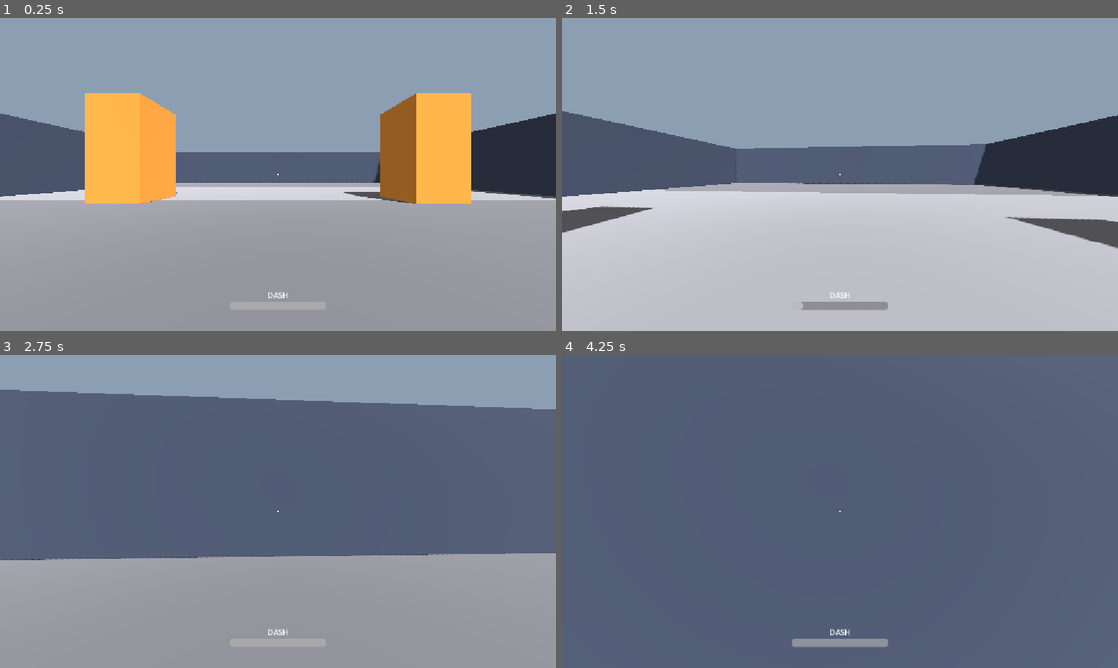
Above: before the commit, frames 1-4 (two rows, left to right).
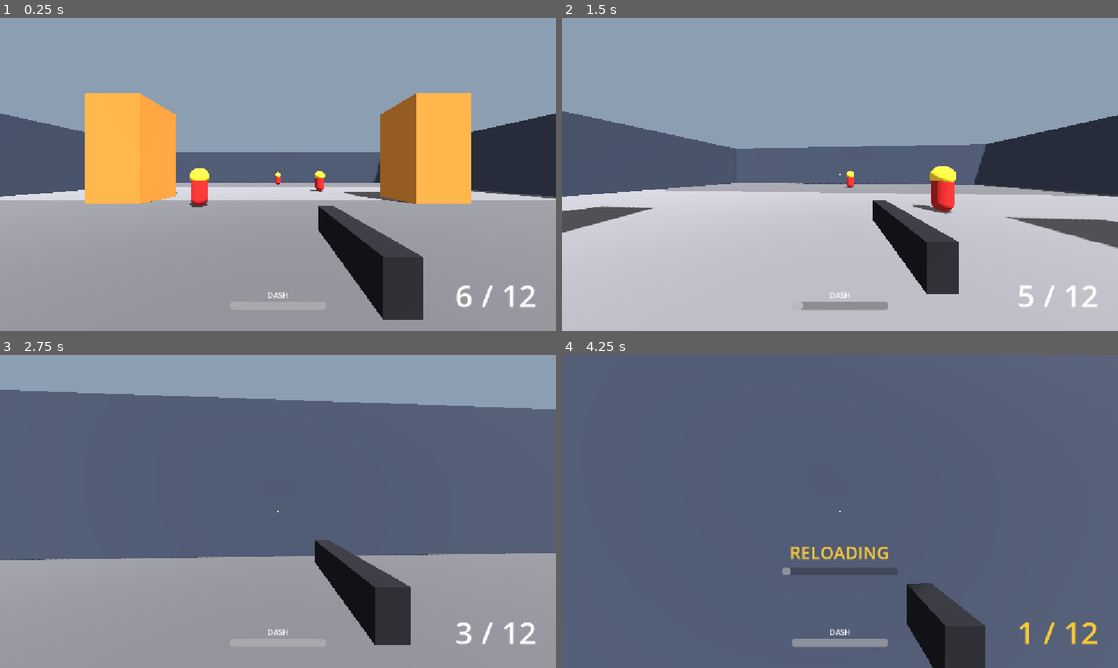
Above: after the commit, the same moments.

Repository: CaptainTiki/Arena
Game: Godot game, scene res://arena/arena.tscn
Same seed, same stepped clock (60 frames per second), same inputs: the game is played once before the commit and once after it.
Inputs (mouse positions are in pixels of both pictures, inside the frame that each line leads up to):
- Up to frame 1 (0.25 s): no input
- Up to frame 2 (1.5 s): tap Enter at 0.5 s; move the mouse to (867, 174) at 0.52 s; press the mouse at (867, 174) at 0.53 s; hold W (move_forward) from 0.53 s (still down); move the mouse to (812, 174) at 1.27 s; release the mouse at (812, 174) at 1.28 s; tap Space (dash) at 1.35 s
- Up to frame 3 (2.75 s): keep holding W (move_forward); click (250, 511) at 1.55 s; move the mouse to (289, 505) at 2.02 s; hold Shift (sprint) from 2.03 s (still down); click (289, 505) at 2.3 s
- Up to frame 4 (4.25 s): keep holding W (move_forward); move the mouse to (834, 517) at 2.77 s; release Shift (sprint) at 2.78 s; click (834, 517) at 2.85 s; move the mouse to (878, 514) at 3.52 s; press the mouse at (878, 514) at 3.53 s; tap R (reload, bound only after the commit) at 4.15 s

The runs differ from the first frame. In frame 1, 4.7% of the frame differs, in the area x 34-97%, y 48-97%; in frame 2, 3.6%; in frame 3, 3.6%; in frame 4, 4.0%.

Commit message:
Step 2: weapon, mag/reserve/reload, HUD ammo counter

Diff:
--- a/arena/arena.gd
+++ b/arena/arena.gd
@@ -4,7 +4,31 @@
 
 @onready var _player: Player = $Player
 @onready var _hud: Hud = $Hud
+@onready var _impact_pool: ScenePool = $ImpactPool
+@onready var _weapon: Weapon = _player.get_weapon()
+
+
+func _ready() -> void:
+	_weapon.shot_fired.connect(_on_weapon_shot_fired)
+	_weapon.dry_fired.connect(_hud.flash_dry_fire)
+	_weapon.ammo_changed.connect(_on_weapon_ammo_changed)
+	_on_weapon_ammo_changed(_weapon.get_mag(), _weapon.get_reserve())
 
 
 func _process(_delta: float) -> void:
 	_hud.set_dash_charge(_player.get_dash_charge())
+	_hud.set_reload(_weapon.is_reloading(), _weapon.get_reload_progress())
+
+
+func _on_weapon_shot_fired(hit: HitInfo) -> void:
+	if hit == null:
+		return
+	var marker: ImpactMarker = _impact_pool.acquire() as ImpactMarker
+	if marker != null:
+		marker.play(hit)
+	if hit.landed():
+		_hud.flash_hit_marker(hit.is_headshot)
+
+
+func _on_weapon_ammo_changed(mag: int, reserve: int) -> void:
+	_hud.set_ammo(mag, _weapon.get_mag_size(), reserve)
--- a/arena/arena.tscn
+++ b/arena/arena.tscn
@@ -1,8 +1,11 @@
-[gd_scene load_steps=13 format=3]
+[gd_scene load_steps=16 format=3]
 
 [ext_resource type="Script" path="res://arena/arena.gd" id="1_arena"]
 [ext_resource type="PackedScene" path="res://player/player.tscn" id="2_player"]
 [ext_resource type="PackedScene" path="res://hud/hud.tscn" id="3_hud"]
+[ext_resource type="Script" path="res://combat/scene_pool.gd" id="4_pool"]
+[ext_resource type="PackedScene" path="res://combat/impact_marker.tscn" id="5_marker"]
+[ext_resource type="PackedScene" path="res://combat/target_dummy.tscn" id="6_dummy"]
 
 [sub_resource type="Environment" id="Environment_arena"]
 background_mode = 1
@@ -120,6 +123,26 @@
 size = Vector3(3, 6, 3)
 material = SubResource("StandardMaterial3D_pillar")
 
+[node name="ImpactPool" type="Node" parent="."]
+script = ExtResource("4_pool")
+scene = ExtResource("5_marker")
+size = 24
+recycle_oldest = true
+
+[node name="TargetDummies" type="Node3D" parent="."]
+
+[node name="DummyNear" parent="TargetDummies" instance=ExtResource("6_dummy")]
+transform = Transform3D(1, 0, 0, 0, 1, 0, 0, 0, 1, -4, 0, -8)
+
+[node name="DummyMid" parent="TargetDummies" instance=ExtResource("6_dummy")]
+transform = Transform3D(1, 0, 0, 0, 1, 0, 0, 0, 1, 4, 0, -15)
+
+[node name="DummyFar" parent="TargetDummies" instance=ExtResource("6_dummy")]
+transform = Transform3D(1, 0, 0, 0, 1, 0, 0, 0, 1, 0, 0, -24)
+
+[node name="DummySide" parent="TargetDummies" instance=ExtResource("6_dummy")]
+transform = Transform3D(1, 0, 0, 0, 1, 0, 0, 0, 1, 13, 0, -3)
+
 [node name="Player" parent="." instance=ExtResource("2_player")]
 
 [node name="Hud" parent="." instance=ExtResource("3_hud")]
--- /dev/null
+++ b/combat/hit_info.gd
@@ -0,0 +1,16 @@
+class_name HitInfo
+extends RefCounted
+## Everything known about one resolved shot or blow. Passed to take_hit() and up the spine.
+
+var damage: float = 0.0
+var is_headshot: bool = false
+var position: Vector3 = Vector3.ZERO
+var normal: Vector3 = Vector3.UP
+var direction: Vector3 = Vector3.FORWARD
+## The damageable that was struck, or null when the hit landed on the world.
+var target: Node = null
+var source: Node = null
+
+
+func landed() -> bool:
+	return target != null
--- /dev/null
+++ b/combat/hitbox.gd
@@ -0,0 +1,7 @@
+class_name Hitbox
+extends Area3D
+## A hitscan-only region that forwards hits to a damageable. Used for heads.
+
+@export var is_head: bool = false
+## Node that implements take_hit(hit: HitInfo).
+@export var target: Node
--- /dev/null
+++ b/combat/impact_marker.gd
@@ -0,0 +1,34 @@
+class_name ImpactMarker
+extends MeshInstance3D
+## Flat-color cube that marks where a shot landed, then shrinks away.
+
+signal released
+
+@export var lifetime: float = 0.6
+@export var world_color: Color = Color(0.9, 0.9, 0.9)
+@export var body_color: Color = Color(1.0, 0.2, 0.2)
+@export var head_color: Color = Color(1.0, 0.9, 0.1)
+
+var _time_left: float = 0.0
+
+@onready var _material: StandardMaterial3D = material_override as StandardMaterial3D
+
+
+func play(hit: HitInfo) -> void:
+	global_position = hit.position
+	scale = Vector3.ONE
+	_time_left = lifetime
+	if not hit.landed():
+		_material.albedo_color = world_color
+	elif hit.is_headshot:
+		_material.albedo_color = head_color
+	else:
+		_material.albedo_color = body_color
+
+
+func _process(delta: float) -> void:
+	_time_left -= delta
+	if _time_left <= 0.0:
+		released.emit()
+		return
+	scale = Vector3.ONE * (_time_left / lifetime)
--- /dev/null
+++ b/combat/impact_marker.tscn
@@ -0,0 +1,16 @@
+[gd_scene load_steps=4 format=3]
+
+[ext_resource type="Script" path="res://combat/impact_marker.gd" id="1_marker"]
+
+[sub_resource type="BoxMesh" id="BoxMesh_marker"]
+size = Vector3(0.14, 0.14, 0.14)
+
+[sub_resource type="StandardMaterial3D" id="StandardMaterial3D_marker"]
+resource_local_to_scene = true
+shading_mode = 0
+
+[node name="ImpactMarker" type="MeshInstance3D"]
+cast_shadow = 0
+mesh = SubResource("BoxMesh_marker")
+material_override = SubResource("StandardMaterial3D_marker")
+script = ExtResource("1_marker")
--- /dev/null
+++ b/combat/scene_pool.gd
@@ -0,0 +1,55 @@
+class_name ScenePool
+extends Node
+## Pre-instances a scene and hands instances out. Instances that declare a
+## `released` signal are returned to the pool when they emit it.
+
+@export var scene: PackedScene
+@export var size: int = 16
+## When the pool is dry, take back the oldest active instance instead of returning null.
+@export var recycle_oldest: bool = false
+
+var _free: Array[Node] = []
+var _active: Array[Node] = []
+
+
+func _ready() -> void:
+	for i: int in size:
+		var instance: Node = scene.instantiate()
+		add_child(instance)
+		if instance.has_signal(&"released"):
+			instance.connect(&"released", release.bind(instance))
+		_set_active(instance, false)
+		_free.append(instance)
+
+
+func acquire() -> Node:
+	var instance: Node
+	if not _free.is_empty():
+		instance = _free.pop_back()
+	elif recycle_oldest and not _active.is_empty():
+		instance = _active.pop_front()
+	else:
+		return null
+	_active.append(instance)
+	_set_active(instance, true)
+	return instance
+
+
+func release(instance: Node) -> void:
+	if not _active.has(instance):
+		return
+	_active.erase(instance)
+	_set_active(instance, false)
+	_free.append(instance)
+
+
+func get_active_count() -> int:
+	return _active.size()
+
+
+func _set_active(instance: Node, active: bool) -> void:
+	instance.process_mode = Node.PROCESS_MODE_INHERIT if active else Node.PROCESS_MODE_DISABLED
+	if instance is Node3D:
+		(instance as Node3D).visible = active
+	elif instance is CanvasItem:
+		(instance as CanvasItem).visible = active
--- /dev/null
+++ b/combat/target_dummy.gd
@@ -0,0 +1,61 @@
+class_name TargetDummy
+extends StaticBody3D
+## Stand-in damageable for testing the weapon before real enemies exist.
+
+@export var max_health: float = 30.0
+@export var respawn_delay: float = 2.0
+@export var flash_color: Color = Color(1.0, 1.0, 1.0)
+@export var flash_fade_speed: float = 8.0
+
+var _health: float = 0.0
+var _respawn_left: float = 0.0
+var _body_layer: int = 0
+var _head_layer: int = 0
+var _base_color: Color
+
+@onready var _head: Hitbox = $Head
+@onready var _body_mesh: MeshInstance3D = $BodyMesh
+@onready var _material: StandardMaterial3D = _body_mesh.material_override as StandardMaterial3D
+
+
+func _ready() -> void:
+	_health = max_health
+	_body_layer = collision_layer
+	_head_layer = _head.collision_layer
+	_base_color = _material.albedo_color
+
+
+func _process(delta: float) -> void:
+	if _respawn_left > 0.0:
+		_respawn_left -= delta
+		if _respawn_left <= 0.0:
+			_respawn()
+		return
+	var weight: float = 1.0 - exp(-flash_fade_speed * delta)
+	_material.albedo_color = _material.albedo_color.lerp(_base_color, weight)
+
+
+func take_hit(hit: HitInfo) -> void:
+	if _respawn_left > 0.0:
+		return
+	_health -= hit.damage
+	_material.albedo_color = flash_color
+	print("%s took %.0f%s, health %.0f" % [name, hit.damage, " HEADSHOT" if hit.is_headshot else "", _health])
+	if _health <= 0.0:
+		_die()
+
+
+func _die() -> void:
+	print("%s killed" % name)
+	visible = false
+	collision_layer = 0
+	_head.collision_layer = 0
+	_respawn_left = respawn_delay
+
+
+func _respawn() -> void:
+	_health = max_health
+	_material.albedo_color = _base_color
+	visible = true
+	collision_layer = _body_layer
+	_head.collision_layer = _head_layer
--- /dev/null
+++ b/combat/target_dummy.tscn
@@ -0,0 +1,56 @@
+[gd_scene load_steps=9 format=3]
+
+[ext_resource type="Script" path="res://combat/target_dummy.gd" id="1_dummy"]
+[ext_resource type="Script" path="res://combat/hitbox.gd" id="2_hitbox"]
+
+[sub_resource type="CapsuleShape3D" id="CapsuleShape3D_body"]
+radius = 0.4
+height = 1.8
+
+[sub_resource type="CapsuleMesh" id="CapsuleMesh_body"]
+radius = 0.4
+height = 1.8
+
+[sub_resource type="StandardMaterial3D" id="StandardMaterial3D_body"]
+resource_local_to_scene = true
+albedo_color = Color(0.7, 0.15, 0.15, 1)
+
+[sub_resource type="SphereShape3D" id="SphereShape3D_head"]
+radius = 0.45
+
+[sub_resource type="SphereMesh" id="SphereMesh_head"]
+radius = 0.45
+height = 0.9
+
+[sub_resource type="StandardMaterial3D" id="StandardMaterial3D_head"]
+albedo_color = Color(0.95, 0.8, 0.2, 1)
+
+[node name="TargetDummy" type="StaticBody3D"]
+collision_layer = 4
+collision_mask = 0
+script = ExtResource("1_dummy")
+
+[node name="BodyShape" type="CollisionShape3D" parent="."]
+transform = Transform3D(1, 0, 0, 0, 1, 0, 0, 0, 1, 0, 0.9, 0)
+shape = SubResource("CapsuleShape3D_body")
+
+[node name="BodyMesh" type="MeshInstance3D" parent="."]
+transform = Transform3D(1, 0, 0, 0, 1, 0, 0, 0, 1, 0, 0.9, 0)
+mesh = SubResource("CapsuleMesh_body")
+material_override = SubResource("StandardMaterial3D_body")
+
+[node name="Head" type="Area3D" parent="." node_paths=PackedStringArray("target")]
+transform = Transform3D(1, 0, 0, 0, 1, 0, 0, 0, 1, 0, 1.5, 0)
+collision_layer = 16
+collision_mask = 0
+monitoring = false
+script = ExtResource("2_hitbox")
+is_head = true
+target = NodePath("..")
+
+[node name="HeadShape" type="CollisionShape3D" parent="Head"]
+shape = SubResource("SphereShape3D_head")
+
+[node name="HeadMesh" type="MeshInstance3D" parent="Head"]
+mesh = SubResource("SphereMesh_head")
+material_override = SubResource("StandardMaterial3D_head")
--- a/hud/hud.gd
+++ b/hud/hud.gd
@@ -1,8 +1,79 @@
 class_name Hud
 extends CanvasLayer
 
+@export var ammo_ok_color: Color = Color(1.0, 1.0, 1.0)
+@export var ammo_low_color: Color = Color(1.0, 0.8, 0.2)
+@export var ammo_empty_color: Color = Color(1.0, 0.2, 0.2)
+@export var hit_color: Color = Color(1.0, 0.2, 0.2)
+@export var headshot_color: Color = Color(1.0, 0.9, 0.1)
+@export var hit_marker_time: float = 0.12
+@export var hit_marker_scale: float = 3.0
+
+var _status_text: String = ""
+var _status_tween: Tween
+var _crosshair_tween: Tween
+
 @onready var _dash_bar: ProgressBar = $DashBar
+@onready var _crosshair: ColorRect = $Crosshair
+@onready var _ammo_label: Label = $AmmoLabel
+@onready var _status_label: Label = $StatusLabel
+@onready var _reload_bar: ProgressBar = $ReloadBar
+
+
+func _ready() -> void:
+	_crosshair.pivot_offset = _crosshair.size * 0.5
+	_reload_bar.visible = false
 
 
 func set_dash_charge(charge: float) -> void:
 	_dash_bar.value = charge
+
+
+func set_ammo(mag: int, mag_size: int, reserve: int) -> void:
+	_ammo_label.text = "%d / %d" % [mag, reserve]
+	if mag <= 0:
+		_ammo_label.modulate = ammo_empty_color
+		_status_text = "NO AMMO" if reserve <= 0 else "EMPTY - RELOAD [R]"
+	else:
+		_ammo_label.modulate = ammo_low_color if mag * 3 <= mag_size else ammo_ok_color
+		_status_text = ""
+	_refresh_status()
+
+
+func set_reload(reloading: bool, progress: float) -> void:
+	if _reload_bar.visible != reloading:
+		_reload_bar.visible = reloading
+		_refresh_status()
+	_reload_bar.value = progress
+
+
+func flash_dry_fire() -> void:
+	_punch_status()
+
+
+func flash_hit_marker(is_headshot: bool) -> void:
+	if _crosshair_tween != null:
+		_crosshair_tween.kill()
+	_crosshair.color = headshot_color if is_headshot else hit_color
+	_crosshair.scale = Vector2.ONE * hit_marker_scale
+	_crosshair_tween = create_tween().set_parallel()
+	_crosshair_tween.tween_property(_crosshair, ^"scale", Vector2.ONE, hit_marker_time)
+	_crosshair_tween.tween_property(_crosshair, ^"color", Color.WHITE, hit_marker_time)
+
+
+func _refresh_status() -> void:
+	if _reload_bar.visible:
+		_status_label.text = "RELOADING"
+		_status_label.modulate = ammo_low_color
+	else:
+		_status_label.text = _status_text
+		_status_label.modulate = ammo_empty_color
+
+
+func _punch_status() -> void:
+	if _status_tween != null:
+		_status_tween.kill()
+	_status_label.pivot_offset = _status_label.size * 0.5
+	_status_label.scale = Vector2.ONE * 1.5
+	_status_tween = create_tween()
+	_status_tween.tween_property(_status_label, ^"scale", Vector2.ONE, 0.15)
--- a/hud/hud.tscn
+++ b/hud/hud.tscn
@@ -18,6 +18,56 @@
 grow_horizontal = 2
 grow_vertical = 2
 mouse_filter = 2
+
+[node name="StatusLabel" type="Label" parent="."]
+anchors_preset = 8
+anchor_left = 0.5
+anchor_top = 0.5
+anchor_right = 0.5
+anchor_bottom = 0.5
+offset_left = -300.0
+offset_top = 60.0
+offset_right = 300.0
+offset_bottom = 110.0
+grow_horizontal = 2
+grow_vertical = 2
+theme_override_font_sizes/font_size = 36
+horizontal_alignment = 1
+vertical_alignment = 1
+
+[node name="ReloadBar" type="ProgressBar" parent="."]
+anchors_preset = 8
+anchor_left = 0.5
+anchor_top = 0.5
+anchor_right = 0.5
+anchor_bottom = 0.5
+offset_left = -120.0
+offset_top = 116.0
+offset_right = 120.0
+offset_bottom = 132.0
+grow_horizontal = 2
+grow_vertical = 2
+mouse_filter = 2
+max_value = 1.0
+step = 0.001
+show_percentage = false
+
+[node name="AmmoLabel" type="Label" parent="."]
+anchors_preset = 3
+anchor_left = 1.0
+anchor_top = 1.0
+anchor_right = 1.0
+anchor_bottom = 1.0
+offset_left = -340.0
+offset_top = -110.0
+offset_right = -40.0
+offset_bottom = -30.0
+grow_horizontal = 0
+grow_vertical = 0
+theme_override_font_sizes/font_size = 64
+text = "0 / 0"
+horizontal_alignment = 2
+vertical_alignment = 1
 
 [node name="DashLabel" type="Label" parent="."]
 anchors_preset = 7
--- a/player/player.gd
+++ b/player/player.gd
@@ -11,6 +11,7 @@
 @onready var _intent: PlayerIntent = $Intent
 @onready var _head: Node3D = $Head
 @onready var _camera: Camera3D = $Head/Camera3D
+@onready var _weapon: Weapon = $Head/Camera3D/Weapon
 
 
 func _ready() -> void:
@@ -42,6 +43,15 @@
 		velocity += get_gravity() * delta
 
 	move_and_slide()
+
+	if _intent.consume_reload():
+		_weapon.try_reload()
+	if _intent.consume_fire():
+		_weapon.try_fire()
+
+
+func get_weapon() -> Weapon:
+	return _weapon
 
 
 func is_dashing() -> bool:
--- a/player/player.tscn
+++ b/player/player.tscn
@@ -1,12 +1,21 @@
-[gd_scene load_steps=5 format=3]
+[gd_scene load_steps=9 format=3]
 
 [ext_resource type="Script" path="res://player/player.gd" id="1_player"]
 [ext_resource type="Script" path="res://player/player_intent.gd" id="2_intent"]
 [ext_resource type="Resource" path="res://player/player_default.tres" id="3_data"]
+[ext_resource type="Script" path="res://weapon/weapon.gd" id="4_weapon"]
+[ext_resource type="Resource" path="res://weapon/pistol.tres" id="5_pistol"]
 
 [sub_resource type="CapsuleShape3D" id="CapsuleShape3D_body"]
 radius = 0.4
 height = 1.8
+
+[sub_resource type="StandardMaterial3D" id="StandardMaterial3D_gun"]
+albedo_color = Color(0.12, 0.12, 0.14, 1)
+
+[sub_resource type="BoxMesh" id="BoxMesh_gun"]
+material = SubResource("StandardMaterial3D_gun")
+size = Vector3(0.07, 0.11, 0.45)
 
 [node name="Player" type="CharacterBody3D"]
 collision_layer = 2
@@ -27,3 +36,13 @@
 [node name="Camera3D" type="Camera3D" parent="Head"]
 current = true
 fov = 90.0
+
+[node name="Weapon" type="Node3D" parent="Head/Camera3D" node_paths=PackedStringArray("wielder")]
+script = ExtResource("4_weapon")
+data = ExtResource("5_pistol")
+wielder = NodePath("../../..")
+
+[node name="Gun" type="MeshInstance3D" parent="Head/Camera3D/Weapon"]
+transform = Transform3D(1, 0, 0, 0, 1, 0, 0, 0, 1, 0.22, -0.2, -0.5)
+cast_shadow = 0
+mesh = SubResource("BoxMesh_gun")
--- a/player/player_intent.gd
+++ b/player/player_intent.gd
@@ -4,6 +4,8 @@
 
 var _look_accum: Vector2 = Vector2.ZERO
 var _dash_queued: bool = false
+var _fire_queued: bool = false
+var _reload_queued: bool = false
 
 
 func _ready() -> void:
@@ -24,6 +26,10 @@
 		_look_accum += (event as InputEventMouseMotion).screen_relative
 	elif event.is_action_pressed(&"dash"):
 		_dash_queued = true
+	elif event.is_action_pressed(&"fire"):
+		_fire_queued = true
+	elif event.is_action_pressed(&"reload"):
+		_reload_queued = true
 
 
 ## False while the mouse is released; all intents read as idle.
@@ -52,3 +58,15 @@
 	var queued: bool = _dash_queued
 	_dash_queued = false
 	return queued
+
+
+func consume_fire() -> bool:
+	var queued: bool = _fire_queued
+	_fire_queued = false
+	return queued
+
+
+func consume_reload() -> bool:
+	var queued: bool = _reload_queued
+	_reload_queued = false
+	return queued
--- a/project.godot
+++ b/project.godot
@@ -52,6 +52,16 @@
 "events": [Object(InputEventKey,"resource_local_to_scene":false,"resource_name":"","device":-1,"window_id":0,"alt_press …(191 unchanged characters)…
 ]
 }
+fire={
+"deadzone": 0.2,
+"events": [Object(InputEventMouseButton,"resource_local_to_scene":false,"resource_name":"","device":-1,"window_id":0,"alt_pressed":false,"shift_pressed":false,"ctrl_pressed":false,"meta_pressed":false,"button_mask":1,"position":Vector2(0, 0),"global_position":Vector2(0, 0),"factor":1.0,"button_index":1,"canceled":false,"pressed":true,"double_click":false,"script":null)
+]
+}
+reload={
+"deadzone": 0.2,
+"events": [Object(InputEventKey,"resource_local_to_scene":false,"resource_name":"","device":-1,"window_id":0,"alt_pressed":false,"shift_pressed":false,"ctrl_pressed":false,"meta_pressed":false,"pressed":false,"keycode":0,"physical_keycode":82,"key_label":0,"unicode":114,"location":0,"echo":false,"script":null)
+]
+}
 
 [layer_names]
 
@@ -59,6 +69,7 @@
 3d_physics/layer_2="player"
 3d_physics/layer_3="enemies"
 3d_physics/layer_4="pods"
+3d_physics/layer_5="hitboxes"
 
 [physics]
 
--- /dev/null
+++ b/weapon/pistol.tres
@@ -0,0 +1,17 @@
+[gd_resource type="Resource" script_class="WeaponData" load_steps=2 format=3]
+
+[ext_resource type="Script" path="res://weapon/weapon_data.gd" id="1_data"]
+
+[resource]
+script = ExtResource("1_data")
+damage = 10.0
+headshot_multiplier = 2.0
+max_range = 200.0
+mag_size = 6
+starting_reserve = 12
+reload_time = 1.4
+reload_on_dry_fire = true
+fire_interval = 0.16
+kick_distance = 0.12
+kick_recover_speed = 14.0
+reload_dip = 0.3
--- /dev/null
+++ b/weapon/weapon.gd
@@ -0,0 +1,137 @@
+class_name Weapon
+extends Node3D
+## Semi-auto hitscan weapon. Sits at the camera origin and fires down its own -Z.
+
+## `hit` is null when the shot struck nothing at all.
+signal shot_fired(hit: HitInfo)
+signal dry_fired
+signal ammo_changed(mag: int, reserve: int)
+signal reload_started
+signal reload_finished
+
+@export var data: WeaponData
+@export var wielder: CollisionObject3D
+@export_flags_3d_physics var hit_mask: int = 21
+
+var _stats: WeaponData
+var _mag: int = 0
+var _reserve: int = 0
+var _cooldown_left: float = 0.0
+var _reload_left: float = 0.0
+var _kick: float = 0.0
+var _gun_rest: Vector3
+
+@onready var _gun: Node3D = $Gun
+
+
+func _ready() -> void:
+	# Runtime copy so pod upgrades never write back to the authored resource.
+	_stats = data.duplicate() as WeaponData
+	_mag = _stats.mag_size
+	_reserve = _stats.starting_reserve
+	_gun_rest = _gun.position
+
+
+func _physics_process(delta: float) -> void:
+	_cooldown_left = maxf(_cooldown_left - delta, 0.0)
+	if is_reloading():
+		_reload_left -= delta
+		if _reload_left <= 0.0:
+			_finish_reload()
+
+
+func _process(delta: float) -> void:
+	_kick = lerpf(_kick, 0.0, 1.0 - exp(-_stats.kick_recover_speed * delta))
+	var dip: float = sin(get_reload_progress() * PI) * _stats.reload_dip if is_reloading() else 0.0
+	_gun.position = _gun_rest + Vector3(0.0, -dip, _kick * _stats.kick_distance)
+
+
+func try_fire() -> void:
+	if is_reloading() or _cooldown_left > 0.0:
+		return
+	if _mag <= 0:
+		dry_fired.emit()
+		if _stats.reload_on_dry_fire:
+			try_reload()
+		return
+	_mag -= 1
+	_cooldown_left = _stats.fire_interval
+	_kick = 1.0
+	ammo_changed.emit(_mag, _reserve)
+	shot_fired.emit(_resolve_shot())
+
+
+func try_reload() -> void:
+	if is_reloading() or _mag >= _stats.mag_size or _reserve <= 0:
+		return
+	_reload_left = _stats.reload_time
+	reload_started.emit()
+
+
+func add_reserve(amount: int) -> void:
+	_reserve += amount
+	ammo_changed.emit(_mag, _reserve)
+
+
+func is_reloading() -> bool:
+	return _reload_left > 0.0
+
+
+## 0.0 at the start of a reload, 1.0 when done or not reloading.
+func get_reload_progress() -> float:
+	if not is_reloading() or _stats.reload_time <= 0.0:
+		return 1.0
+	return 1.0 - _reload_left / _stats.reload_time
+
+
+func get_mag() -> int:
+	return _mag
+
+
+func get_mag_size() -> int:
+	return _stats.mag_size
+
+
+func get_reserve() -> int:
+	return _reserve
+
+
+func _finish_reload() -> void:
+	_reload_left = 0.0
+	var loaded: int = mini(_stats.mag_size - _mag, _reserve)
+	_mag += loaded
+	_reserve -= loaded
+	ammo_changed.emit(_mag, _reserve)
+	reload_finished.emit()
+
+
+func _resolve_shot() -> HitInfo:
+	var origin: Vector3 = global_position
+	var direction: Vector3 = -global_basis.z
+	var query: PhysicsRayQueryParameters3D = PhysicsRayQueryParameters3D.create(
+			origin, origin + direction * _stats.max_range, hit_mask, [wielder.get_rid()])
+	query.collide_with_areas = true
+	var result: Dictionary = get_world_3d().direct_space_state.intersect_ray(query)
+	if result.is_empty():
+		return null
+
+	var hit: HitInfo = HitInfo.new()
+	hit.position = result[&"position"]
+	hit.normal = result[&"normal"]
+	hit.direction = direction
+	hit.source = wielder
+
+	var collider: Object = result[&"collider"]
+	if collider is Hitbox:
+		var hitbox: Hitbox = collider as Hitbox
+		hit.is_headshot = hitbox.is_head
+		hit.target = hitbox.target
+	elif collider.has_method(&"take_hit"):
+		hit.target = collider as Node
+
+	hit.damage = _stats.damage
+	if hit.is_headshot:
+		hit.damage *= _stats.headshot_multiplier
+	if hit.landed():
+		hit.target.call(&"take_hit", hit)
+	return hit
--- /dev/null
+++ b/weapon/weapon_data.gd
@@ -0,0 +1,23 @@
+class_name WeaponData
+extends Resource
+
+@export_group("Damage")
+@export var damage: float = 10.0
+@export var headshot_multiplier: float = 2.0
+@export var max_range: float = 200.0
+
+@export_group("Ammo")
+@export var mag_size: int = 6
+@export var starting_reserve: int = 12
+@export var reload_time: float = 1.4
+## Pulling the trigger on an empty mag starts a reload if there is reserve.
+@export var reload_on_dry_fire: bool = true
+
+@export_group("Trigger")
+## Minimum seconds between shots. Semi-auto: one shot per click.
+@export var fire_interval: float = 0.16
+
+@export_group("View")
+@export var kick_distance: float = 0.12
+@export var kick_recover_speed: float = 14.0
+@export var reload_dip: float = 0.3
Not shown, added: combat/hit_info.gd.uid
Not shown, added: combat/hitbox.gd.uid
Not shown, added: combat/impact_marker.gd.uid
Not shown, added: combat/scene_pool.gd.uid
Not shown, added: combat/target_dummy.gd.uid
Not shown, added: weapon/weapon.gd.uid
Not shown, added: weapon/weapon_data.gd.uid
Not shown, added: docs/playtest-notes.md
